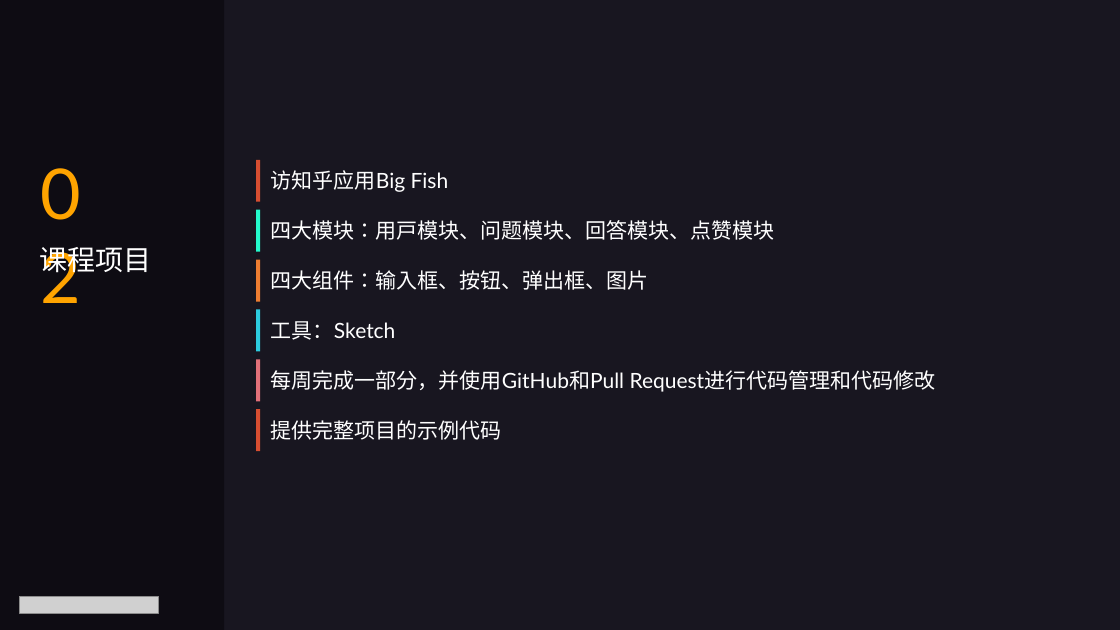
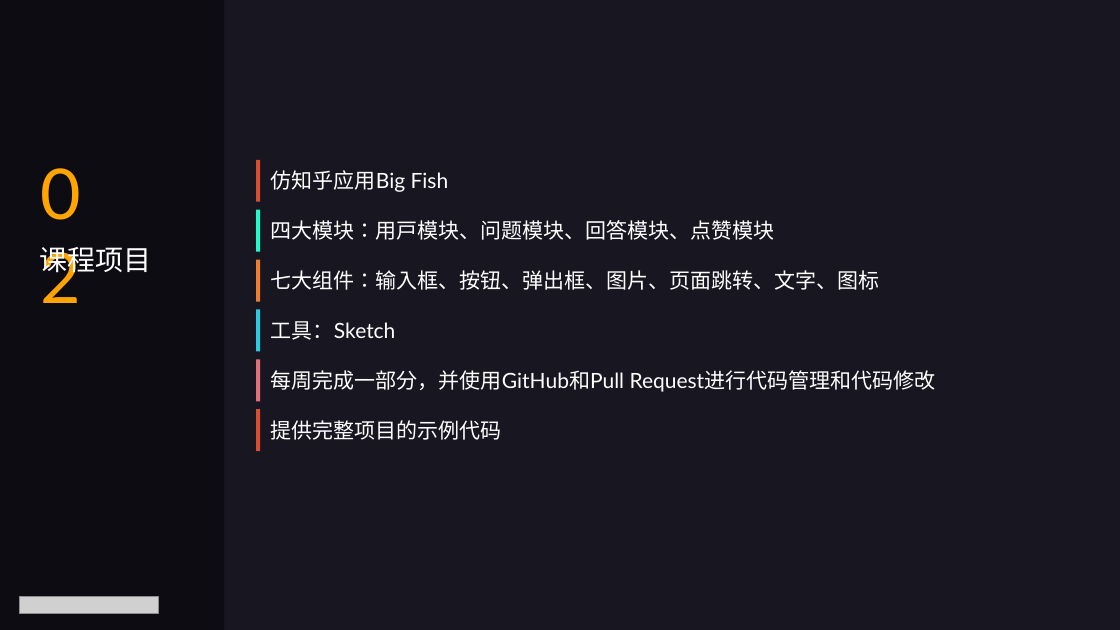
Before and after one commit to luqiuyuan/reactjs_course, a slide deck: slide 5 of lectures/lecture00.pptx. Drawn at 1120x630 pixels with LibreOffice and Linux fonts; fonts in the diff are those of the drawing; grey boxes stand for pictures. Boxes give left, top, right and bottom in pixels: in the first picture for what was removed or moved away, otherwise in the second. Text is boxed around its words. In the diff, an @@ line names an element or a change of style, - is before the commit and + after.

Commit message:
Update ppt

```diff
--- a/lectures/lecture00.pptx
+++ b/lectures/lecture00.pptx
@@ text at (271, 170, 449, 192): text changed @@
-访知乎应用Big Fish
+仿知乎应用Big Fish
@@ text at (271, 270, 880, 290): text changed @@
-四大组件：输入框、按钮、弹出框、图片
+七大组件：输入框、按钮、弹出框、图片、页面跳转、文字、图标
```
Also in this commit, not shown: 2 other files.
